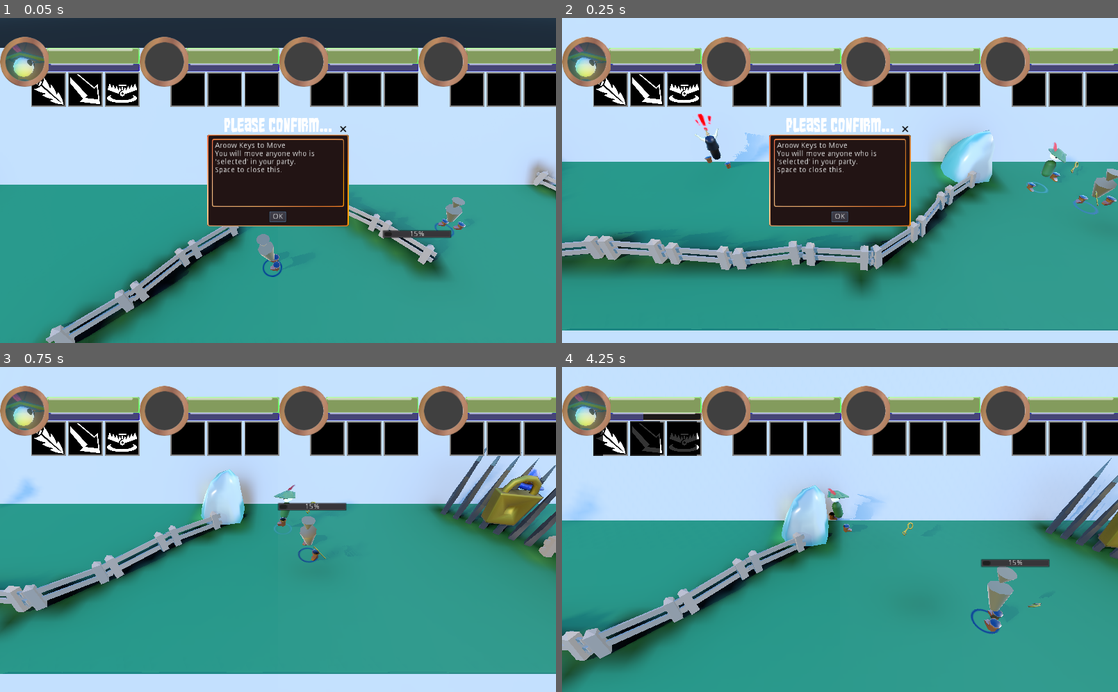
Above: before the commit, frames 1-4 (two rows, left to right).
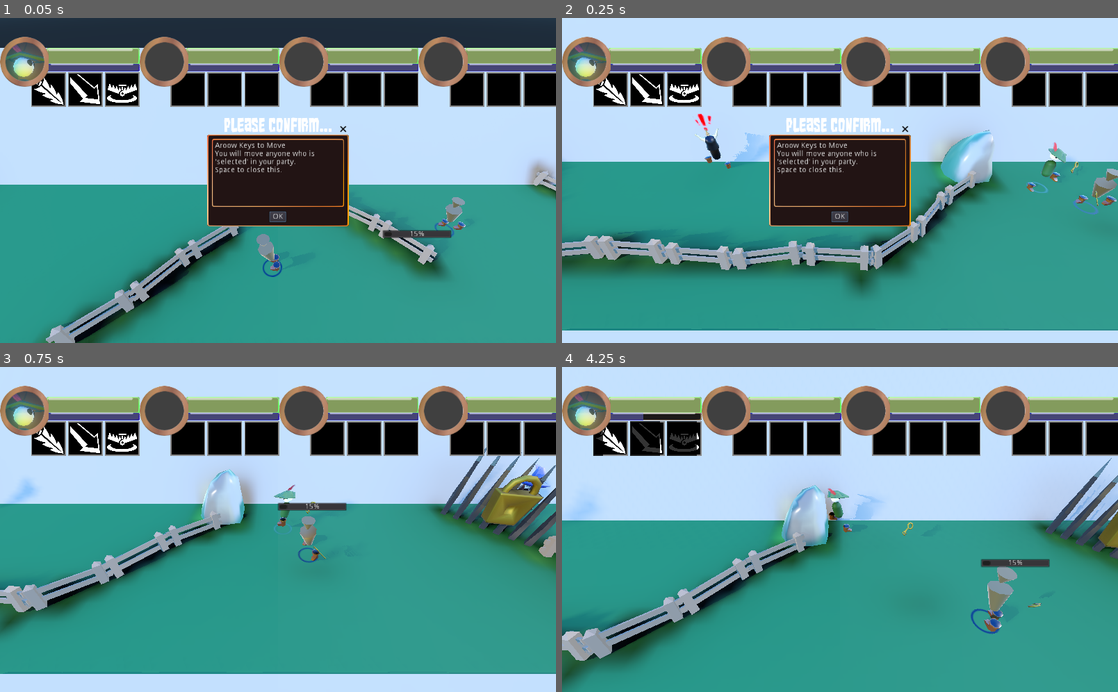
Above: after the commit, the same moments.

Repository: jedStevens/ld40
Game: Godot game, scene res://demo.tscn
Two runs of this game, one before a commit and one after it. Both use one fixed random seed, a clock stepped at 60 frames per second and the inputs below. The project has no main scene, so this scene is started directly.
Inputs:
- Up to frame 1 (0.05 s): no input
- Up to frame 2 (0.25 s): no input
- Up to frame 3 (0.75 s): click "OK" at 0.5 s
- Up to frame 4 (4.25 s): hold Up 1.28-2.78 s; tap one key every 0.75 s from 1.35 s: E (ab_E) Q (ab_Q) W (ab_W) 1 (tog_1); hold Left from 2.78 s (still down)

Frame 1 is identical in both runs. In frame 2, 0.3% of the frame differs, in the area x 68-78%, y 34-51%; in frame 3, 0.3%; in frame 4, 0.5%, in the area x 39-98%, y 36-56%.

Commit message:
first commit

Diff:
--- a/demo.tscn
+++ b/demo.tscn
@@ -439,7 +439,7 @@
 
 [node name="mage" parent="." instance=ExtResource( 7 )]
 
-transform = Transform( 0.210683, 0, 0.977555, 0, 1, 0, -0.977555, 0, 0.210683, -3.20707, -0.0079031, -44.4329 )
+transform = Transform( 0.210683, 0, 0.977555, 0, 1, 0, -0.977555, 0, 0.210683, -3.52436, -0.0079031, -45.0512 )
 
 [node name="necro" parent="." instance=ExtResource( 8 )]
 
@@ -508,6 +508,9 @@
 playback_process_mode = 1
 playback_default_blend_time = 0.0
 root_node = NodePath("..")
+autoplay = "auto"
+speed_scale = 1.0
+active = true
 anims/auto = SubResource( 11 )
 playback/active = true
 playback/speed = 1.0
@@ -805,6 +808,7 @@
 
 [node name="haggard_goblin3" parent="." instance=ExtResource( 21 )]
 
+editor/display_folded = true
 transform = Transform( 1, 0, 0, 0, 1, 0, 0, 0, 1, -0.817811, 0, -32.98 )
 
 [node name="char" parent="haggard_goblin3"]
--- a/props/light_area/ice.tres
+++ b/props/light_area/ice.tres
@@ -10,6 +10,7 @@
 flags_use_point_size = false
 flags_world_triplanar = false
 flags_fixed_size = false
+flags_albedo_tex_force_srgb = false
 vertex_color_use_as_albedo = false
 vertex_color_is_srgb = false
 params_diffuse_mode = 1
@@ -22,7 +23,7 @@
 params_billboard_mode = 0
 params_grow = false
 params_use_alpha_scissor = false
-albedo_color = Color( 0.515625, 0.90918, 1, 0.127059 )
+albedo_color = Color( 0.298309, 0.595484, 0.664062, 0.127059 )
 metallic = 0.0
 metallic_specular = 0.5
 metallic_texture_channel = 0
@@ -37,8 +38,7 @@
 depth_enabled = false
 subsurf_scatter_enabled = true
 subsurf_scatter_strength = 0.15
-transmission_enabled = true
-transmission = Color( 0.296875, 0.242371, 0.242371, 1 )
+transmission_enabled = false
 refraction_enabled = true
 refraction_scale = 0.14
 refraction_texture_channel = 0
